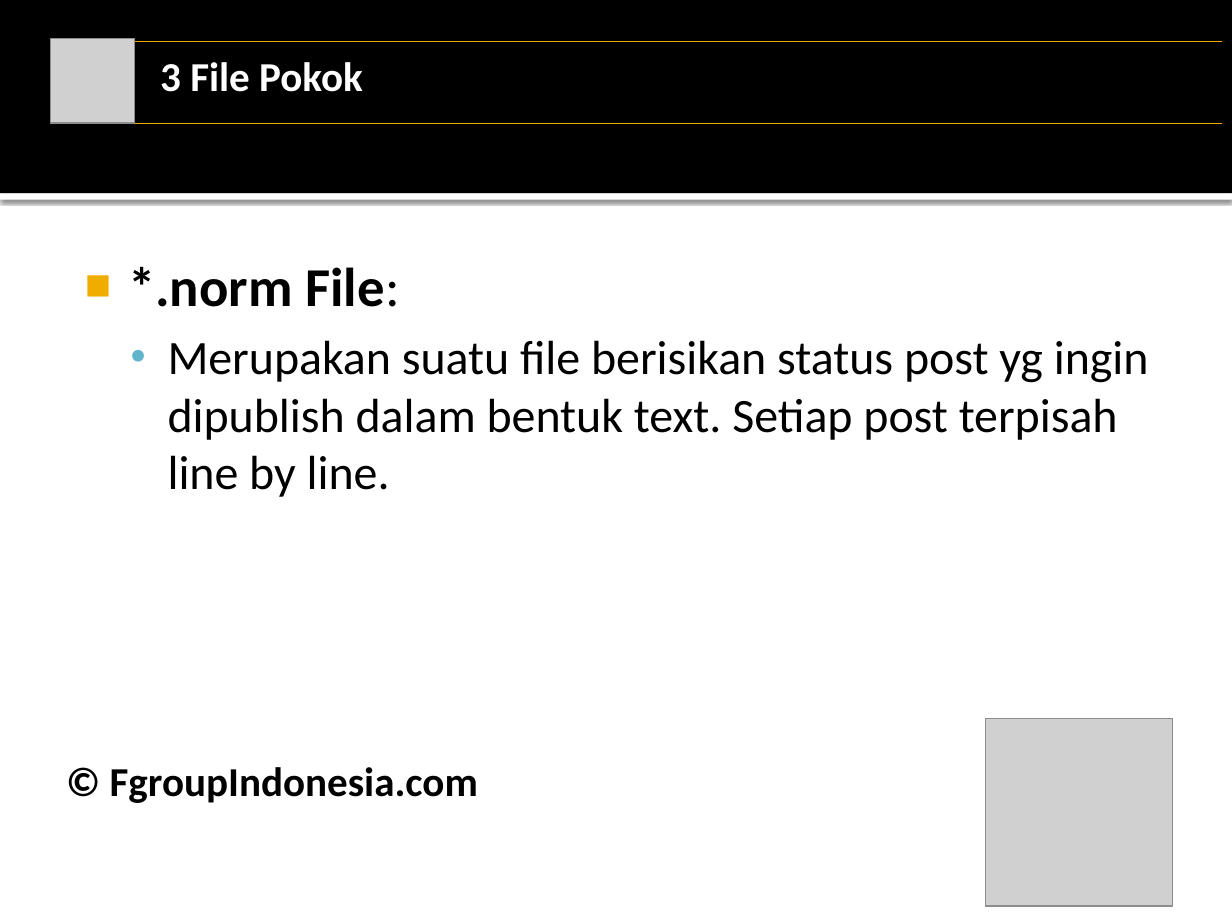
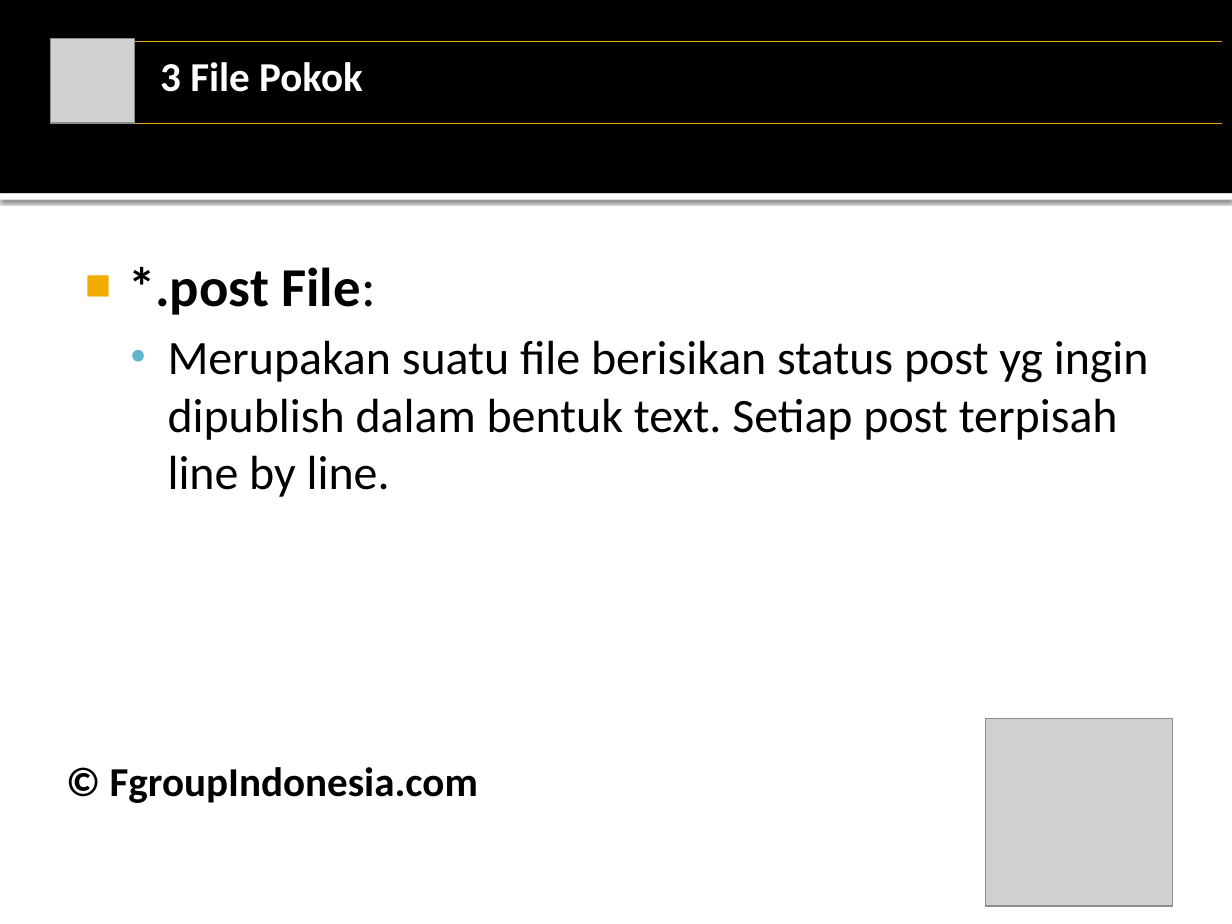
Before and after one commit to fgroupindonesia/socnetsdkv3, a slide deck: slide 14 of tutorials/non-developers/tutorials-non-developers-indonesia.pptx. Drawn at 1232x924 pixels with LibreOffice and Linux fonts; fonts in the diff are those of the drawing; grey boxes stand for pictures. Boxes give left, top, right and bottom in pixels: in the first picture for what was removed or moved away, otherwise in the second. Text is boxed around its words. In the diff, an @@ line names an element or a change of style, - is before the commit and + after.

```diff
--- a/tutorials/non-developers/tutorials-non-developers-indonesia.pptx
+++ b/tutorials/non-developers/tutorials-non-developers-indonesia.pptx
@@ text at [128, 266, 375, 315]: text changed @@
-■ *.norm File:
+■ *.post File:
```
Also in this commit, not shown: 8 other slides changed, 2 other files.
